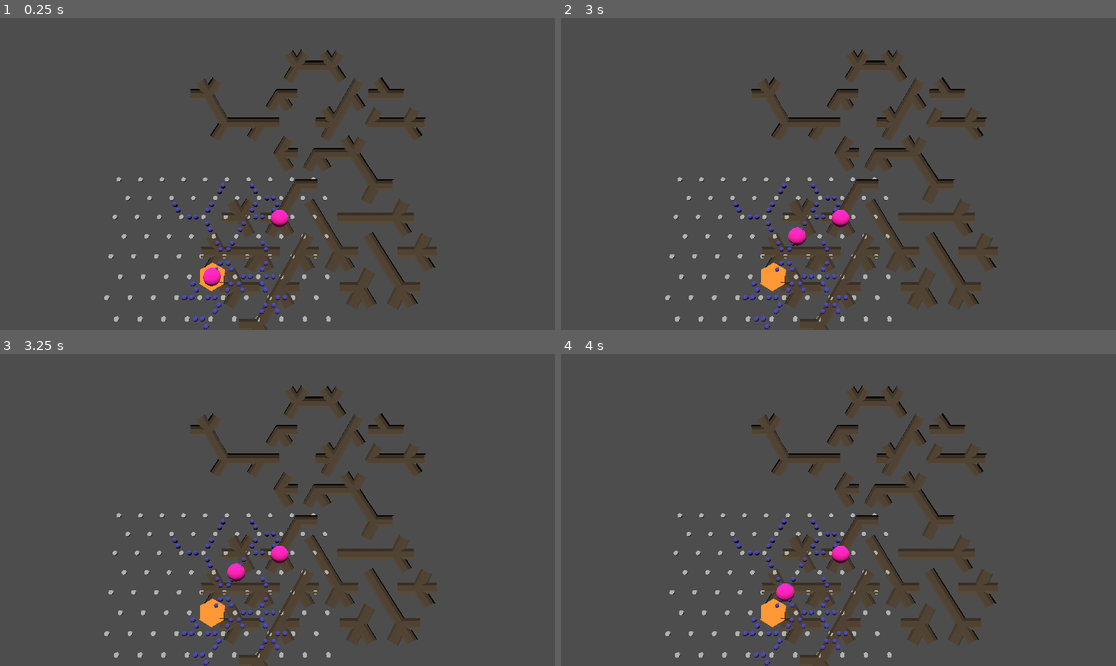
Above: before the commit, frames 1-4 (two rows, left to right).
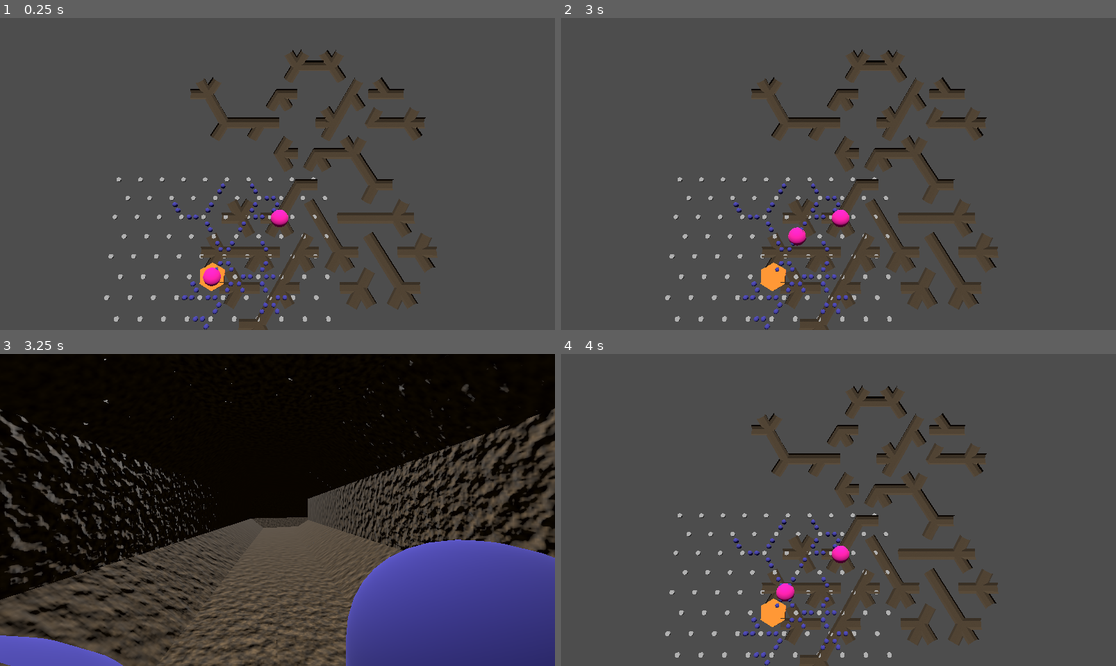
Above: after the commit, the same moments.

Repository: SamppuS/Rabbits_Requiem
Game: Godot game, scene res://tunnels.tscn
Two runs of this game, one before a commit and one after it. Both use one fixed random seed, a clock stepped at 60 frames per second and the inputs below.
Inputs:
- Up to frame 1 (0.25 s): no input
- Up to frame 2 (3 s): tap Enter at 0.5, 2 s; tap A (a) at 0.6 s; tap D (d) at 0.8, 1.35 s; tap Space at 1.25, 2.75 s; tap E (e) at 1.55, 2.1 s; tap W (w) at 2.3, 2.85 s
- Up to frame 3 (3.25 s): tap X (x) at 3.05 s
- Up to frame 4 (4 s): tap Enter at 3.5 s; tap X (x) at 3.6 s; tap Z (z) at 3.8 s

Frames 1-2 are identical in both runs. In frame 3, 82% of the frame differs, in the area x 0-100%, y 0-100%; in frame 4, nothing differs.

Commit message:
added cam toggle on X and W,A,D movement in first person.

Diff:
--- a/rabbits_requiem/tunnels.gd
+++ b/rabbits_requiem/tunnels.gd
@@ -3,8 +3,14 @@
 @export var player : Node3D
 @export var tile_material : StandardMaterial3D
 
+@onready var camTop = $Spelare/CamTop
+@onready var camFP = $Spelare/CamFP
+
 var grid: Array
 var starting_point: Vector2i
+var facing = 2
+var cam_mode = 0
+var current : Vector2i
 
 var meshes: Array[Mesh]
 var mesh_openings = [ #These are the right patterns but in the wrong phase. So they return the right tile but wrong rotation.
@@ -26,7 +32,7 @@
 
 func _ready(): # we probably don't have grid info here!
 	var minimap = get_node("Minimap")
-	minimap.send_grid.connect(_on_grid_received)
+	#minimap.send_grid.connect(_on_grid_received)
 
 	# Save meshes under array "meshes"
 	var dir = DirAccess.open("res://palikoita/Closed Meshes/")
@@ -41,19 +47,30 @@
 		dir.list_dir_end()
 	draw_cave()
 
-
-
-func _on_grid_received(new_grid, sp):
-	grid = new_grid
-	# Now you can use the received grid data
-	print("Received new grid data: ", grid)
-
-
-
 func _on_minimap_send_grid(sent_grid: Variant, sp: Variant) -> void:
 	grid = sent_grid
 	starting_point = sp
-	player.position = pos_from_tile(starting_point)
+	current = starting_point
+	player.position = pos_from_tile(current)
+
+func _input(event: InputEvent) -> void:
+	if cam_mode == 1:
+		if Input.is_action_just_pressed("d"): # turn left
+			facing = (facing + 1) % 6
+			set_facing(facing)
+			print(facing)
+		elif Input.is_action_just_pressed("a"): # turn right
+			facing = (facing + 5) % 6
+			set_facing(facing)
+			print(facing)
+		elif Input.is_action_just_pressed("w") and tile_obj(current).paths[facing]:
+			current = next_tile(current, facing)
+			player.position = pos_from_tile(current)
+			print("CHARGING!! ", current, facing)
+
+	if Input.is_action_just_pressed("x"):
+			change_cam()
+
 
 func draw_cave():
 	for y in range(len(grid)):
@@ -85,3 +102,52 @@
 
 func pos_from_tile(pos : Vector2i) -> Vector3:
 	return Vector3(-pos.x + pos.y%2*0.5, 0, float(pos.y) - pos.y * (1-sqrt(3)/2)) * mesh_size
+
+func change_cam(mode: int = -1):
+	if mode == 1:
+		camFP.current = true
+		cam_mode = 1
+	elif mode == 0:
+		camTop.current = true
+		cam_mode = 0
+	else:
+		change_cam((cam_mode + 1) % 2) # whoa recursion!
+
+
+
+func set_facing(dir: int):
+	camFP.rotation_degrees.y = 150 - 60 * (dir-2)
+
+func dir_to_norm(dir: int): # copy from minimap
+	var normals = [
+		Vector3(cos(0), 0, sin(0)),                  # (1, 0)
+		Vector3(cos(PI / 3), 0, sin(PI / 3)),        # (1/2, √3 / 2)
+		Vector3(cos(2 * PI / 3), 0, sin(2 * PI / 3)), # (-1/2, √3 / 2)
+		Vector3(cos(PI), 0, sin(PI)),                # (-1, 0)
+		Vector3(cos(4 * PI / 3), 0, sin(4 * PI / 3)), # (-1/2, -√3 / 2)
+		Vector3(cos(5 * PI / 3), 0, sin(5 * PI / 3))  # (1/2, -√3 / 2)
+	]
+
+func tile_obj(pos: Vector2i): # copy form minimap
+	return grid[pos.y][pos.x]
+
+func next_tile(pos : Vector2i, dir : int) -> Vector2i: # copy from minimap
+	var right = pos.y % 2
+	var newpos = pos
+	match dir:
+		0:
+			newpos = pos + Vector2i(-1, 0)
+		3:
+			newpos = pos + Vector2i(1, 0)
+
+		1:
+			newpos = pos + Vector2i(-right, 1)
+		2:
+			newpos = pos + Vector2i(1-right, 1)
+		4:
+			newpos = pos + Vector2i(1-right, -1)
+		5:
+			newpos = pos + Vector2i(-right, -1)
+
+	newpos = Vector2i(newpos.x, newpos.y)
+	return newpos
--- a/rabbits_requiem/tunnels.tscn
+++ b/rabbits_requiem/tunnels.tscn
@@ -22,9 +22,13 @@
 material_override = SubResource("StandardMaterial3D_redg8")
 mesh = SubResource("SphereMesh_5l3hi")
 
-[node name="Camera3D" type="Camera3D" parent="Spelare"]
+[node name="CamTop" type="Camera3D" parent="Spelare"]
 transform = Transform3D(-1, -2.68947e-08, 8.31831e-08, 7.45218e-08, 0.235244, 0.971936, -4.57082e-08, 0.971936, -0.235244, 0.0928936, 16.9954, -2.0475)
+current = true
 fov = 45.0
+
+[node name="CamFP" type="Camera3D" parent="Spelare"]
+transform = Transform3D(-0.866025, 0, 0.5, 0, 1, 0, -0.5, 0, -0.866025, 0, 0.2, 0)
 
 [node name="DirectionalLight3D" type="DirectionalLight3D" parent="."]
 transform = Transform3D(1, 0, 0, 0, 0.587008, 0.809581, 0, -0.809581, 0.587008, 0, 0, 0)
